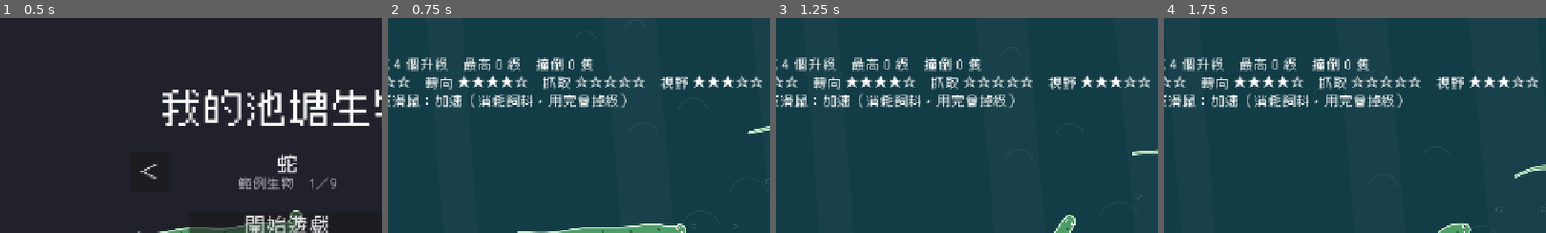
Above: before the commit, frames 1-4 (left to right).
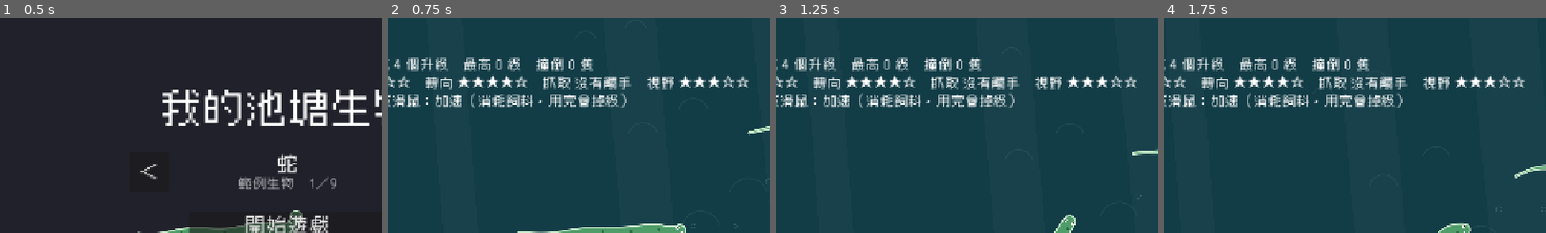
Above: after the commit, the same moments.

Repository: NTUT-NGDC/Procedural-Creature-Template
Game: Godot game, scene res://game/title_screen/title_screen.tscn
The game is run twice, just before and just after one commit, with the same random seed, the same clock (stepped at 60 frames per second) and the same inputs.
Inputs (mouse positions are % of the whole screen's width and height, from its top left):
- Up to frame 1 (0.5 s): no input
- Up to frame 2 (0.75 s): click "開始遊戲" at 0.5 s
- Up to frame 3 (1.25 s): no input
- Up to frame 4 (1.75 s): tap Enter at 1.25 s; move the mouse to (72, 45) at 1.27 s; hold Right from 1.28 s (still down); tap Q at 1.35 s; click (72, 45) at 1.42 s; tap Space at 1.52 s
The pictures show only the part of the screen within x 12-62%, y 0-50%; the shares and areas given below are measured in that part.

Frame 1 is identical in both runs. In frame 2, 1.6% of the frame differs, in the area x 48-98%, y 27-34%; in frame 3, 1.6%; in frame 4, 1.6%.

Commit message:
「抓取」只算會抓食物的觸手；沒有的話改寫觸手在做什麼
Co-Authored-By: Claude Opus 5.5 <noreply@anthropic.com>

Diff:
--- a/_system/tests/scripts/creature_growth_test.gd
+++ b/_system/tests/scripts/creature_growth_test.gd
@@ -204,6 +204,15 @@
 	_expect(stats.grab == 0.0 and _stats(octopus).grab > 0.0, "沒觸手抓取 0；章魚抓取 %.0f" % _stats(octopus).grab)
 	octopus.tentacles[0].length = 400.0
 	_expect(_stats(octopus).grab == _balance.max_grab, "觸手再長，抓取最多 %.0f" % _balance.max_grab)
+	_expect(stats.ability_text("grab", _balance.max_stars) == "沒有觸手", "沒觸手：抓取寫「沒有觸手」")
+	var centipede: CreatureStats = _stats(_example("centipede"))
+	_expect(centipede.grab == 0.0 and centipede.ability_text("grab", _balance.max_stars) == "波浪擺動", "蜈蚣的觸角不抓食物：抓取 0、寫「%s」不是星星" % centipede.ability_text("grab", _balance.max_stars))
+	var pointer: CreatureDesign = _example("octopus")
+	for arm: TentacleDesign in pointer.tentacles:
+		arm.behavior = Tentacle.Behavior.POINT_MOUSE
+	_expect(_stats(pointer).grab == 0.0 and _stats(pointer).ability_text("grab", _balance.max_stars) == "指向滑鼠", "章魚觸手改成指向滑鼠：抓取 0、寫「指向滑鼠」")
+	pointer.tentacles[0].behavior = Tentacle.Behavior.GRAB_FOOD
+	_expect(_stats(pointer).grab > 0.0 and _stats(pointer).ability_text("grab", _balance.max_stars).begins_with("★"), "有一條改回抓食物：又顯示星星")
 
 	var more_eyes: CreatureDesign = _example("spider")
 	more_eyes.eyes[0].count = 1
@@ -338,8 +347,7 @@
 
 
 func _star_text(stats: CreatureStats, ability: String) -> String:
-	var count: int = stats.stars(ability, _balance.max_stars)
-	return "★".repeat(count) + "☆".repeat(_balance.max_stars - count)
+	return stats.ability_text(ability, _balance.max_stars)
 
 
 func _expect(ok: bool, message: String) -> void:
--- a/game/creature_parts/scripts/creature_stats.gd
+++ b/game/creature_parts/scripts/creature_stats.gd
@@ -13,8 +13,10 @@
 var speed: float = 0.0
 ## 轉向（弧度／秒）
 var turn: float = 0.0
-## 抓取範圍（像素）：最長的觸手
+## 抓取範圍（像素）：會抓食物的觸手裡最長的那條
 var grab: float = 0.0
+## 沒有會抓食物的觸手時，「抓取」不顯示星星、改寫這個：最長那條觸手在做什麼（例如「指向滑鼠」），沒有觸手是「沒有觸手」
+var grab_trait: String = ""
 ## 視野（像素）
 var sight: float = 0.0
 ## 升一級要吃幾個
@@ -49,10 +51,16 @@
 		longest_tentacle = maxf(longest_tentacle, tentacle.length)
 	var length: float = (body.segment_count - 1) * body.spacing + longest_tentacle * balance.turn_tentacle_ratio
 	stats.turn = clampf(balance.base_turn / (1.0 + length * balance.turn_per_length), balance.min_turn, balance.max_turn)
-	# 抓取：最長的觸手
+	# 抓取：會抓食物的觸手裡最長的那條（往後拖、指向滑鼠的觸手不會撿飼料，不算）
+	var longest: TentacleDesign = null
 	for tentacle: TentacleDesign in shape.tentacles:
-		stats.grab = maxf(stats.grab, tentacle.length)
+		if tentacle.behavior == Tentacle.Behavior.GRAB_FOOD:
+			stats.grab = maxf(stats.grab, tentacle.length)
+		if longest == null or tentacle.length > longest.length:
+			longest = tentacle
 	stats.grab = minf(stats.grab, balance.max_grab)
+	if stats.grab <= 0.0:
+		stats.grab_trait = "沒有觸手" if longest == null else Tentacle.BEHAVIOR_NAMES[clampi(longest.behavior, 0, Tentacle.BEHAVIOR_NAMES.size() - 1)]
 	# 視野：眼睛越多、越大，看得越遠
 	var eye_power: float = 0.0
 	for eyes: EyesDesign in shape.eyes:
@@ -105,6 +113,14 @@
 	return feet
 
 
+## 顯示在畫面上的能力：幾顆星（★★★☆☆）。「抓取」沒有會抓食物的觸手時，改寫觸手在做什麼（grab_trait）
+func ability_text(ability: String, max_stars: int) -> String:
+	if ability == "grab" and grab_trait != "":
+		return grab_trait
+	var count: int = stars(ability, max_stars)
+	return "★".repeat(count) + "☆".repeat(max_stars - count)
+
+
 ## 某種能力（"speed"、"turn"、"grab"、"sight"）幾顆星：1～max_stars，沒有這種能力是 0
 func stars(ability: String, max_stars: int) -> int:
 	var ratio: float = ratios.get(ability, 0.0)
--- a/game/creature_parts/scripts/tentacle.gd
+++ b/game/creature_parts/scripts/tentacle.gd
@@ -10,6 +10,8 @@
 
 ## 行為的編號，跟「行為」選單的順序一樣
 enum Behavior { DRAG, WAVE, POINT_MOUSE, GRAB_FOOD }
+## 每種行為的中文名稱（跟 behavior 的下拉選單一樣，順序對應 Behavior）
+const BEHAVIOR_NAMES: Array[String] = ["往後拖", "波浪擺動", "指向滑鼠", "抓最近的食物"]
 ## 水流推觸手的力道（往後拖的時候）
 const FLOW_PUSH: float = 2.0
 
--- a/game/tank/scripts/tank.gd
+++ b/game/tank/scripts/tank.gd
@@ -527,8 +527,7 @@
 		return
 	var balance: CreatureBalance = player.get_balance()
 	var stars: Callable = func(ability: String) -> String:
-		var count: int = stats.stars(ability, balance.max_stars)
-		return "★".repeat(count) + "☆".repeat(balance.max_stars - count)
+		return stats.ability_text(ability, balance.max_stars)
 	best_level = maxi(best_level, player.level)
 	var status: String = "等級 %d　再吃 %d 個升級　最高 %d 級　撞倒 %d 隻" % [player.level, stats.level_cost - player.food_progress, best_level, kills]
 	var detail: String = "速度 %s　轉向 %s　抓取 %s　視野 %s\n%s：加速（消耗飼料，用完會掉級）" % [
--- a/lesson/workshop/scripts/workshop.gd
+++ b/lesson/workshop/scripts/workshop.gd
@@ -363,8 +363,7 @@
 
 
 func _stars(stats: CreatureStats, ability: String, balance: CreatureBalance) -> String:
-	var count: int = stats.stars(ability, balance.max_stars)
-	return "★".repeat(count) + "☆".repeat(balance.max_stars - count)
+	return stats.ability_text(ability, balance.max_stars)
 
 
 func _on_level_changed(value: float) -> void:
